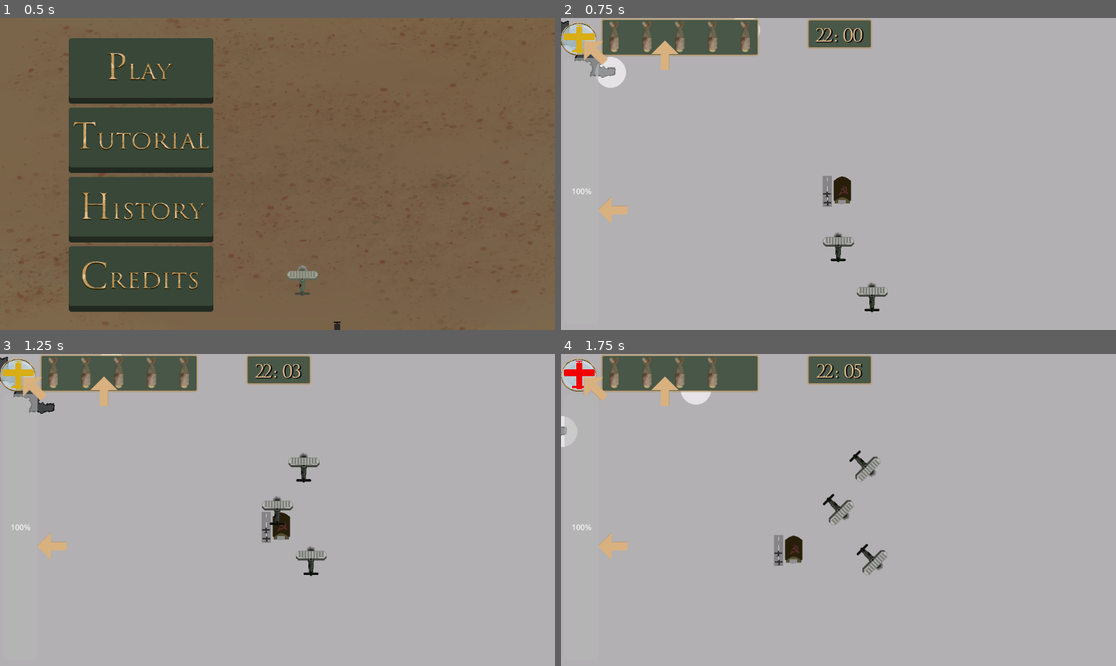
Above: before the commit, frames 1-4 (two rows, left to right).
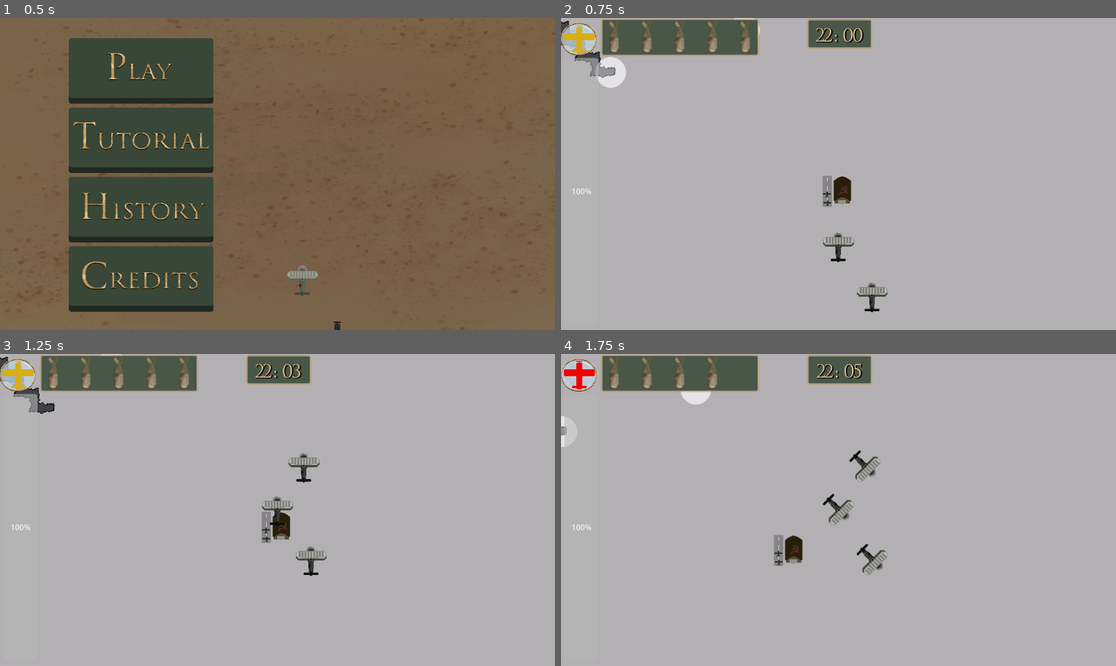
Above: after the commit, the same moments.

Repository: jsteele15/Night-witches
Game: Godot game, scene res://ui/start_menu.tscn
The game is run twice, just before and just after one commit, with the same random seed, the same clock (stepped at 60 frames per second) and the same inputs.
Inputs (mouse positions are in pixels of both pictures, inside the frame that each line leads up to):
- Up to frame 1 (0.5 s): no input
- Up to frame 2 (0.75 s): click (699, 71) at 0.5 s
- Up to frame 3 (1.25 s): no input
- Up to frame 4 (1.75 s): hold D (right) from 1.28 s (still down); hold Space (bomb) from 1.28 s (still down)

Frame 1 is identical in both runs. In frame 2, 0.6% of the frame differs, in the area x 4-22%, y 7-66%; in frame 3, 0.6%; in frame 4, 0.6%.

Commit message:
tutorial hight
tutorial arrows work properly now

Diff:
--- a/night-witches/ui/altitude_bar.gd
+++ b/night-witches/ui/altitude_bar.gd
@@ -4,11 +4,11 @@
 # Called when the node enters the scene tree for the first time.
 func _ready() -> void:
 	alt_bar.step = GameVars.SPEED_LOSE_ALTITUDE
-	#print(ui, ui.main)
-	#if ui.main.is_this_tutorial == false:
-		#$"tutorial hight".visible = false
+
 
 
 # Called every frame. 'delta' is the elapsed time since the previous frame.
 func _process(delta: float) -> void:
 	alt_bar.value = GameVars.current_hight
+	if GameVars.onto_noise == true:
+		$"tutorial hight".visible = true
--- a/night-witches/ui/altitude_bar.tscn
+++ b/night-witches/ui/altitude_bar.tscn
@@ -26,6 +26,7 @@
 fill_mode = 3
 
 [node name="tutorial hight" type="TextureRect" parent="."]
+visible = false
 layout_mode = 1
 anchors_preset = -1
 anchor_left = 0.07
--- a/night-witches/ui/start_menu.tscn
+++ b/night-witches/ui/start_menu.tscn
@@ -17,8 +17,8 @@
 [ext_resource type="PackedScene" uid="uid://xeg2gnmclwhw" path="res://ui/game_text.tscn" id="14_r3a5d"]
 [ext_resource type="AudioStream" uid="uid://cu3f7dp5kyntv" path="res://assets/music/fx/UI_Click OS R1.mp3" id="15_4wm4l"]
 [ext_resource type="Texture2D" uid="uid://0enhcdyk0peh" path="res://assets/img/plane.png" id="16_gkhny"]
-[ext_resource type="AudioStream" uid="uid://bnlow07rrw41" path="res://assets/music/tracks/Bombing Run R1.ogg" id="17_gkhny"]
 [ext_resource type="Texture2D" uid="uid://jib8ojtsjoih" path="res://assets/img/german plane.png" id="17_vhcxx"]
+[ext_resource type="AudioStream" uid="uid://dqya5u40ey8ff" path="res://assets/music/tracks/The Night Witches R2.mp3" id="19_vhcxx"]
 
 [sub_resource type="StyleBoxFlat" id="StyleBoxFlat_0kfsi"]
 bg_color = Color(0.28235295, 0.34117648, 0.2784314, 1)
@@ -193,7 +193,7 @@
 stream = ExtResource("15_4wm4l")
 
 [node name="main track" type="AudioStreamPlayer" parent="."]
-stream = ExtResource("17_gkhny")
+stream = ExtResource("19_vhcxx")
 
 [connection signal="pressed" from="start menu canvas/Control/sides screen container/left side container/VBoxContainer/play" to="." method="_on_play_pressed"]
 [connection signal="pressed" from="start menu canvas/Control/sides screen container/left side container/VBoxContainer/tutorial" to="." method="_on_tutorial_pressed"]
--- a/night-witches/ui/vis_indicator.gd
+++ b/night-witches/ui/vis_indicator.gd
@@ -9,16 +9,16 @@
 {"min": 1, "vis": GameVars.YELLOW},
 {"min": 0, "vis": GameVars.GREY}]
 # Called when the node enters the scene tree for the first time.
-#func _ready() -> void:
-	#if ui.main.is_this_tutorial == false:
-		#$"tutorial noise".visible = false
-		#$"tutorial bombs".visible = false
+
 
 
 # Called every frame. 'delta' is the elapsed time since the previous frame.
 func _process(delta: float) -> void:
 	_change_vis()
 	_change_bombs()
+	if GameVars.onto_noise == true:
+		$"tutorial noise".visible = true
+		$"tutorial bombs".visible = true
 #
 #
 #	private functions
--- a/night-witches/ui/vis_indicator.tscn
+++ b/night-witches/ui/vis_indicator.tscn
@@ -87,6 +87,7 @@
 texture = ExtResource("3_b0elr")
 
 [node name="tutorial noise" type="TextureRect" parent="."]
+visible = false
 layout_mode = 0
 offset_left = 39.0
 offset_top = 32.000004
@@ -97,6 +98,7 @@
 texture = ExtResource("4_gdx3j")
 
 [node name="tutorial bombs" type="TextureRect" parent="."]
+visible = false
 layout_mode = 1
 anchors_preset = -1
 anchor_left = 0.07
Not shown, added: night-witches/assets/music/tracks/The Night Witches R2.mp3.import
Not shown, added: night-witches/assets/music/tracks/The Night Witches R2.mp3
